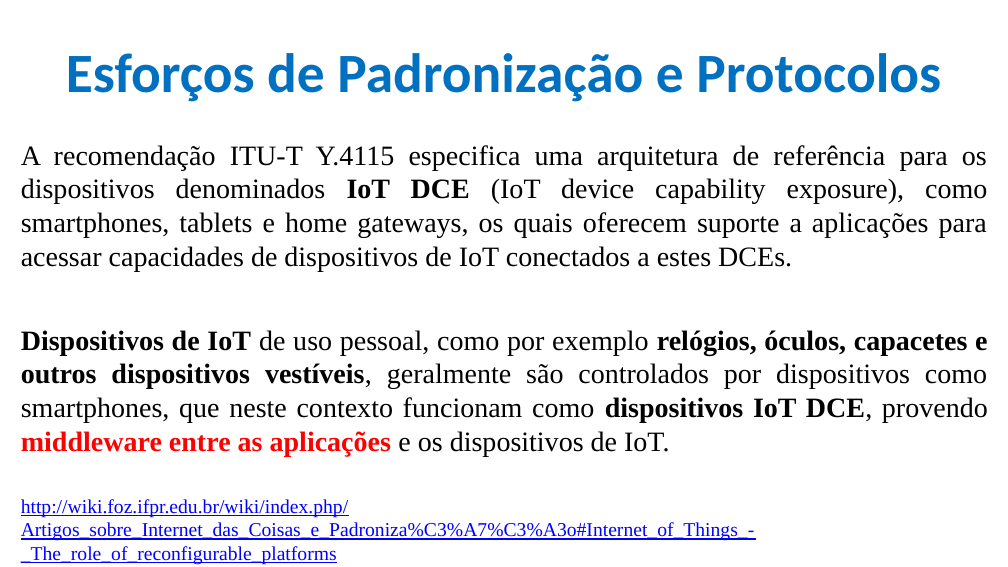
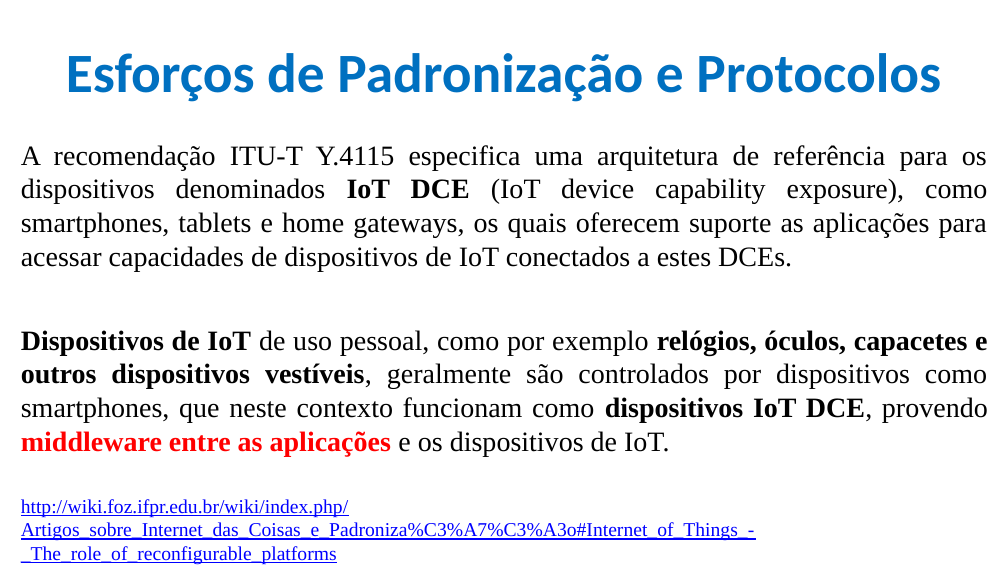
Before and after one commit to CloudEducationBrazil/WydenArea1AplicacaoCloudIndustria40Python, a slide deck: slide 16 of 01 Classes/Aula 01 - Aplicação Cloud Indústria 40 Python.pptx. Drawn at 1008x567 pixels with LibreOffice and Linux fonts; fonts in the diff are those of the drawing; background and template pictures are left out. Boxes give left, top, right and bottom in pixels: in the first picture for what was removed or moved away, otherwise in the second. Text is boxed around its words. In the diff, an @@ line names an element or a change of style, - is before the commit and + after.

Commit message:
Aula 01 IoT ....

```diff
--- a/01 Classes/Aula 01 - Aplicação Cloud Indústria 40 Python.pptx
+++ b/01 Classes/Aula 01 - Aplicação Cloud Indústria 40 Python.pptx
@@ text at [21,145,987,271]: text changed @@
-A recomendação ITU-T Y.4115 especifica uma arquitetura de referência para os dispositivos denominados IoT DCE (IoT device capability exposure), como smartphones, tablets e home gateways, os quais oferecem suporte a aplicações para acessar capacidades de dispositivos de IoT conectados a estes DCEs.
+A recomendação ITU-T Y.4115 especifica uma arquitetura de referência para os dispositivos denominados IoT DCE (IoT device capability exposure), como smartphones, tablets e home gateways, os quais oferecem suporte as aplicações para acessar capacidades de dispositivos de IoT conectados a estes DCEs.
```
